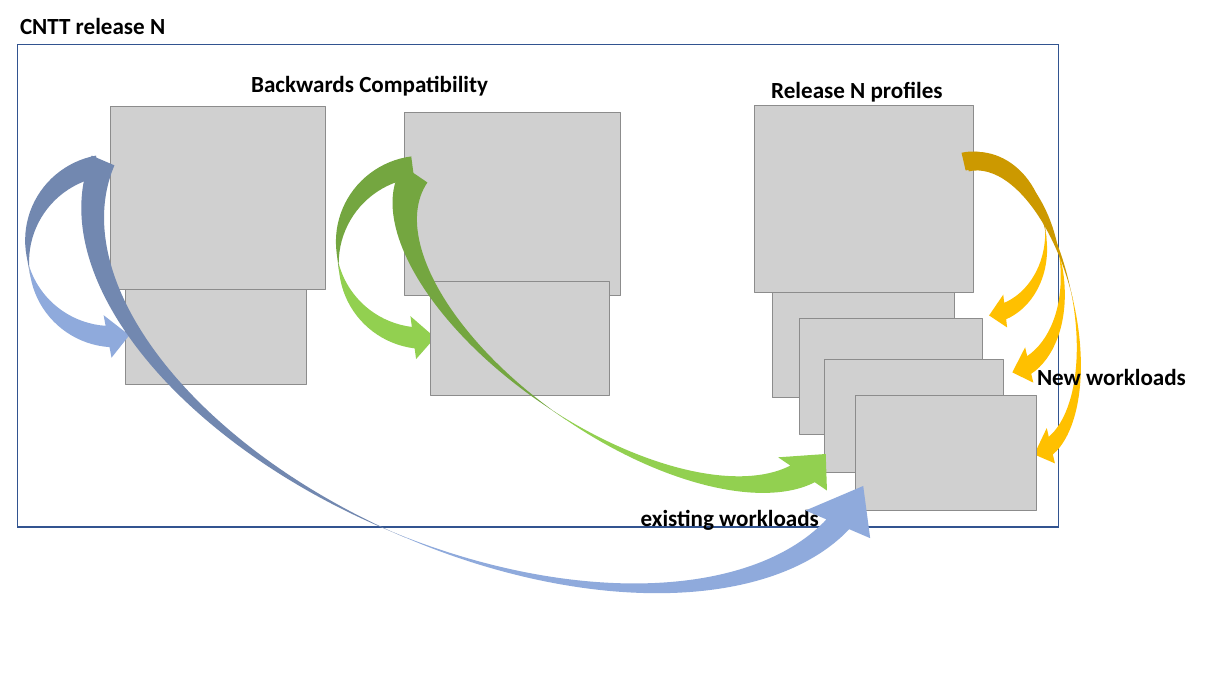
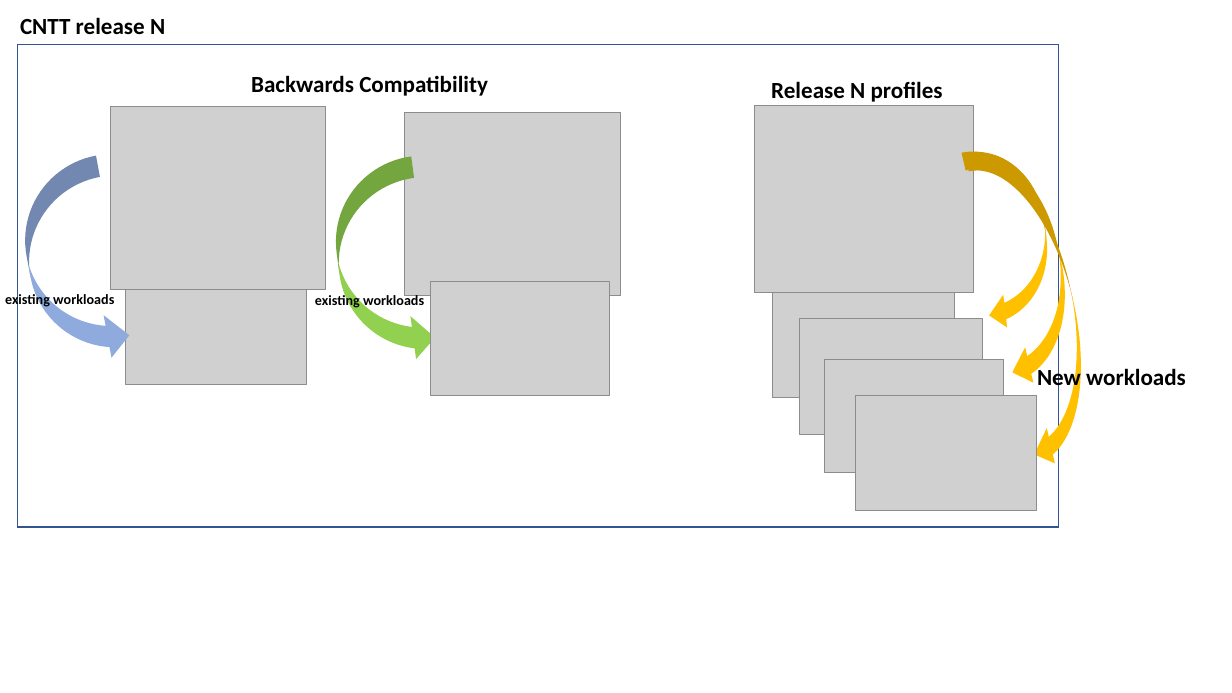
Before and after one commit to anuket-project/anuket-specifications, a slide deck: slide 1 of doc/ref_model/artefacts/ch04-Backwards-compatibility_new_workloads.pptx. Drawn at 1232x693 pixels with LibreOffice and Linux fonts; fonts in the diff are those of the drawing; grey boxes stand for pictures. Boxes give left, top, right and bottom in pixels: in the first picture for what was removed or moved away, otherwise in the second. Text is boxed around its words. In the diff, an @@ line names an element or a change of style, - is before the commit and + after.

```diff
--- a/doc/ref_model/artefacts/ch04-Backwards-compatibility_new_workloads.pptx
+++ b/doc/ref_model/artefacts/ch04-Backwards-compatibility_new_workloads.pptx
@@ curved up arrow removed at (3, 156, 896, 693) @@
@@ curved up arrow removed at (336, 165, 850, 568) @@
@@ text added at (5, 292, 114, 308), 11 pt, text #000000, bold @@
+existing workloads
@@ text "existing workloads": place and size @@
-text "existing workloads" at (641, 506, 819, 532)
+text "existing workloads" at (315, 293, 424, 309)
@@ text "existing workloads" at (315, 293, 424, 309): size 18 to 11 pt @@
```
Also in this commit, not shown: 2 other files.
